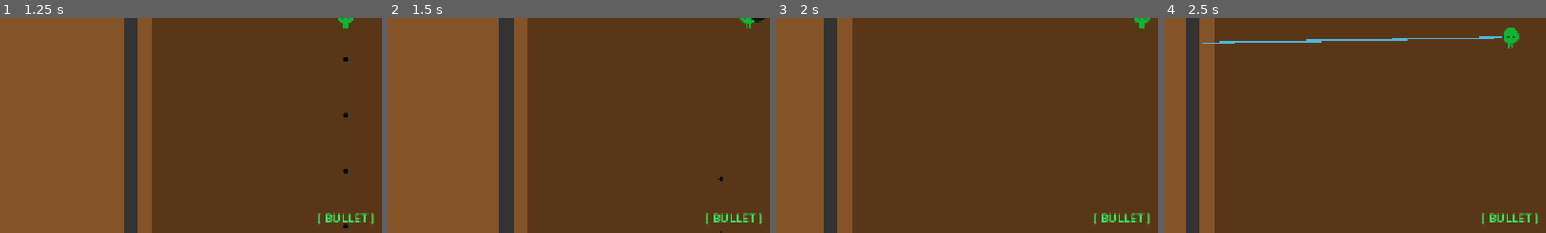
Above: before the commit, frames 1-4 (left to right).
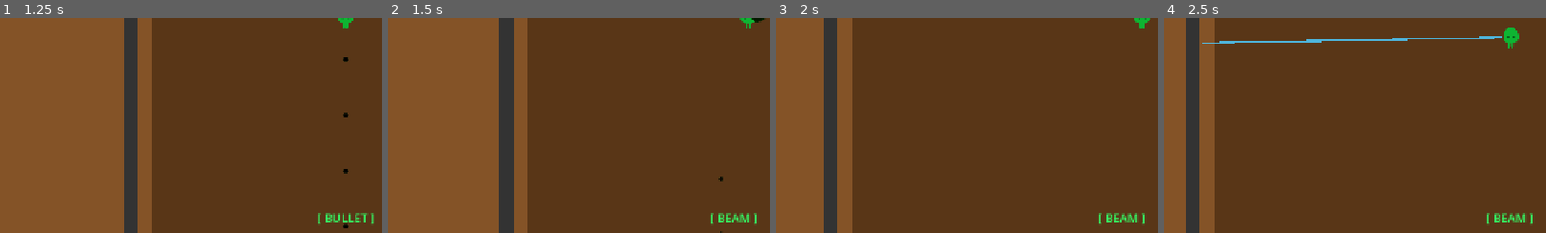
Above: after the commit, the same moments.

Repository: MauroFVieira/vatbreak
Game: Godot game, scene res://scenes/ui/TitleScreen.tscn
Two runs of this game, one before a commit and one after it. Both use one fixed random seed, a clock stepped at 60 frames per second and the inputs below.
Inputs (mouse positions are % of the whole screen's width and height, from its top left):
- Up to frame 1 (1.25 s): click "DEPLOY" at 0.5 s
- Up to frame 2 (1.5 s): tap Enter (ui_accept) at 1.25 s; move the mouse to (72, 45) at 1.27 s; hold D (move_right) from 1.28 s (still down); tap Middle mouse button (quick_swap) at 1.35 s; click (72, 45) at 1.42 s
- Up to frame 3 (2 s): keep holding D (move_right); tap Enter (ui_accept) at 1.52 s
- Up to frame 4 (2.5 s): move the mouse to (30, 55) at 2.02 s; release D (move_right) at 2.03 s; hold S (move_down) from 2.03 s (still down); tap Middle mouse button (quick_swap) at 2.1 s; click (30, 55) at 2.17 s; tap Enter (ui_accept) at 2.27 s
The pictures show only the part of the screen within x 5-55%, y 50-100%; the shares and areas given below are measured in that part.

Frame 1 is identical in both runs. In frame 2, 0.5% of the frame differs, in the area x 83-98%, y 90-97%; in frame 3, 0.5%; in frame 4, 0.5%.

Commit message:
DoT for beam. Vats can take damage from beam and grenades. Vat bloom announced.

Diff:
--- a/scenes/level/Level.tscn
+++ b/scenes/level/Level.tscn
@@ -53,7 +53,7 @@
 
 [node name="Visual" type="Polygon2D" parent="Walls/WallTop" unique_id=200100001]
 color = Color(0.2, 0.2, 0.2, 1)
-polygon = [ Vector2(-1920, -12), Vector2(1920, -12), Vector2(1920, 12), Vector2(-1920, 12) ]
+polygon = PackedVector2Array(-1920, -12, 1920, -12, 1920, 12, -1920, 12)
 
 [node name="WallBottom" type="StaticBody2D" parent="Walls" unique_id=913606047]
 position = Vector2(1920, 2160)
@@ -65,7 +65,7 @@
 
 [node name="Visual" type="Polygon2D" parent="Walls/WallBottom" unique_id=200100002]
 color = Color(0.2, 0.2, 0.2, 1)
-polygon = [ Vector2(-1920, -12), Vector2(1920, -12), Vector2(1920, 12), Vector2(-1920, 12) ]
+polygon = PackedVector2Array(-1920, -12, 1920, -12, 1920, 12, -1920, 12)
 
 [node name="WallLeft" type="StaticBody2D" parent="Walls" unique_id=1748331507]
 position = Vector2(0, 1080)
@@ -77,7 +77,7 @@
 
 [node name="Visual" type="Polygon2D" parent="Walls/WallLeft" unique_id=200100003]
 color = Color(0.2, 0.2, 0.2, 1)
-polygon = [ Vector2(-12, -1080), Vector2(12, -1080), Vector2(12, 1080), Vector2(-12, 1080) ]
+polygon = PackedVector2Array(-12, -1080, 12, -1080, 12, 1080, -12, 1080)
 
 [node name="WallRight" type="StaticBody2D" parent="Walls" unique_id=1951124310]
 position = Vector2(3840, 1080)
@@ -89,7 +89,7 @@
 
 [node name="Visual" type="Polygon2D" parent="Walls/WallRight" unique_id=200100004]
 color = Color(0.2, 0.2, 0.2, 1)
-polygon = [ Vector2(-12, -1080), Vector2(12, -1080), Vector2(12, 1080), Vector2(-12, 1080) ]
+polygon = PackedVector2Array(-12, -1080, 12, -1080, 12, 1080, -12, 1080)
 
 [node name="EnclosureA" type="Node2D" parent="." unique_id=1054290636]
 
@@ -117,7 +117,7 @@
 
 [node name="Visual" type="Polygon2D" parent="EnclosureA/WallALeft" unique_id=200100005]
 color = Color(0.25, 0.25, 0.25, 1)
-polygon = [ Vector2(-12, -360), Vector2(12, -360), Vector2(12, 360), Vector2(-12, 360) ]
+polygon = PackedVector2Array(-12, -360, 12, -360, 12, 360, -12, 360)
 
 [node name="WallATop" type="StaticBody2D" parent="EnclosureA" unique_id=1153822795]
 position = Vector2(570, 120)
@@ -129,7 +129,7 @@
 
 [node name="Visual" type="Polygon2D" parent="EnclosureA/WallATop" unique_id=200100006]
 color = Color(0.25, 0.25, 0.25, 1)
-polygon = [ Vector2(-180, -12), Vector2(180, -12), Vector2(180, 12), Vector2(-180, 12) ]
+polygon = PackedVector2Array(-180, -12, 180, -12, 180, 12, -180, 12)
 
 [node name="BreachMarkA" type="ColorRect" parent="EnclosureA" unique_id=1678134633]
 offset_left = 1005.0
@@ -168,7 +168,7 @@
 
 [node name="Visual" type="Polygon2D" parent="EnclosureB/WallBTop" unique_id=200100007]
 color = Color(0.25, 0.25, 0.25, 1)
-polygon = [ Vector2(-180, -12), Vector2(180, -12), Vector2(180, 12), Vector2(-180, 12) ]
+polygon = PackedVector2Array(-180, -12, 180, -12, 180, 12, -180, 12)
 
 [node name="WallBLeft" type="StaticBody2D" parent="EnclosureB" unique_id=499812142]
 position = Vector2(1470, 1080)
@@ -180,7 +180,7 @@
 
 [node name="Visual" type="Polygon2D" parent="EnclosureB/WallBLeft" unique_id=200100008]
 color = Color(0.25, 0.25, 0.25, 1)
-polygon = [ Vector2(-12, -360), Vector2(12, -360), Vector2(12, 360), Vector2(-12, 360) ]
+polygon = PackedVector2Array(-12, -360, 12, -360, 12, 360, -12, 360)
 
 [node name="BreachMarkB" type="ColorRect" parent="EnclosureB" unique_id=1333354729]
 offset_left = 2355.0
@@ -220,7 +220,7 @@
 
 [node name="Visual" type="Polygon2D" parent="EnclosureC/WallCTop" unique_id=200100009]
 color = Color(0.25, 0.25, 0.25, 1)
-polygon = [ Vector2(-180, -12), Vector2(180, -12), Vector2(180, 12), Vector2(-180, 12) ]
+polygon = PackedVector2Array(-180, -12, 180, -12, 180, 12, -180, 12)
 
 [node name="WallCRight" type="StaticBody2D" parent="EnclosureC" unique_id=1509012983]
 position = Vector2(3720, 540)
@@ -232,7 +232,7 @@
 
 [node name="Visual" type="Polygon2D" parent="EnclosureC/WallCRight" unique_id=200100010]
 color = Color(0.25, 0.25, 0.25, 1)
-polygon = [ Vector2(-12, -360), Vector2(12, -360), Vector2(12, 360), Vector2(-12, 360) ]
+polygon = PackedVector2Array(-12, -360, 12, -360, 12, 360, -12, 360)
 
 [node name="BreachMarkC" type="ColorRect" parent="EnclosureC" unique_id=1745711514]
 offset_left = 2805.0
@@ -272,7 +272,7 @@
 
 [node name="Visual" type="Polygon2D" parent="EnclosureD/WallDLeft" unique_id=200100011]
 color = Color(0.25, 0.25, 0.25, 1)
-polygon = [ Vector2(-12, -360), Vector2(12, -360), Vector2(12, 360), Vector2(-12, 360) ]
+polygon = PackedVector2Array(-12, -360, 12, -360, 12, 360, -12, 360)
 
 [node name="BreachMarkD" type="ColorRect" parent="EnclosureD" unique_id=794661555]
 offset_left = 2805.0
--- a/scenes/ui/HUD.tscn
+++ b/scenes/ui/HUD.tscn
@@ -42,6 +42,24 @@
 theme_override_font_sizes/font_size = 20
 text = "[ BULLET ]"
 
+[node name="CenterMessage" type="Label" parent="." unique_id=1938432200]
+anchors_preset = 7
+anchor_left = 0.5
+anchor_top = 0.5
+anchor_right = 0.5
+anchor_bottom = 0.5
+offset_left = -220.0
+offset_top = -40.0
+offset_right = 220.0
+offset_bottom = 40.0
+layout_mode = 2
+theme_override_colors/font_color = Color(1, 0.9, 0.2, 1)
+theme_override_font_sizes/font_size = 26
+horizontal_alignment = 2
+vertical_alignment = 1
+text = ""
+visible = false
+
 [node name="TopRight" type="VBoxContainer" parent="." unique_id=1690013297]
 anchors_preset = 1
 anchor_left = 1.0
--- a/scripts/autoload/GameState.gd
+++ b/scripts/autoload/GameState.gd
@@ -7,6 +7,7 @@
 # ──────────────────────────────────────────────
 
 signal vat_destroyed(species_id: String)
+signal vat_bloomed(species_id: String)
 signal all_vats_destroyed()
 signal player_died()
 
@@ -57,6 +58,10 @@
 	emit_signal("player_died")
 
 
+func on_vat_bloomed(species_id: String) -> void:
+	emit_signal("vat_bloomed", species_id)
+
+
 func start_timer() -> void:
 	timer_running = true
 
--- a/scripts/level/Vat.gd
+++ b/scripts/level/Vat.gd
@@ -7,6 +7,7 @@
 # ──────────────────────────────────────────────
 
 signal vat_destroyed_signal(species_id: String)
+signal vat_bloomed(species_id: String)
 
 @export var species_id: String = "consu_crawler"
 @export var enemy_scene: PackedScene
@@ -59,6 +60,8 @@
 
 func _bloom() -> void:
 	stage = Stage.BLOOMED
+	GameState.on_vat_bloomed(species_id)
+	emit_signal("vat_bloomed", species_id)
 	# Tween light from green to red
 	if light:
 		var tween := create_tween()
--- a/scripts/projectiles/BeamProjectile.gd
+++ b/scripts/projectiles/BeamProjectile.gd
@@ -29,7 +29,7 @@
 	ray.force_raycast_update()
 	if ray.is_colliding():
 		var hit_point := to_local(ray.get_collision_point())
-		_current_hit = ray.get_collider()
+		_current_hit = _resolve_target(ray.get_collider())
 		_update_line(hit_point)
 	else:
 		_current_hit = null
@@ -46,6 +46,16 @@
 		_current_hit.apply_nano_burn(tick_damage)
 
 
+func _resolve_target(target: Node) -> Node:
+	if target == null:
+		return null
+	if target.has_method("take_damage") or target.has_method("apply_nano_burn"):
+		return target
+	if target.get_parent() != null:
+		return _resolve_target(target.get_parent())
+	return target
+
+
 func _update_line(end: Vector2) -> void:
 	if beam_line:
 		beam_line.clear_points()
--- a/scripts/projectiles/BulletProjectile.gd
+++ b/scripts/projectiles/BulletProjectile.gd
@@ -36,8 +36,22 @@
 
 
 func _hit(target: Node) -> void:
+	var resolved := _resolve_damage_target(target)
+	if resolved == null:
+		queue_free()
+		return
+	var dmg := damage
+	if resolved.get("is_weakpoint"):
+		dmg *= 2
+	resolved.take_damage(dmg)
+	queue_free()
+
+
+func _resolve_damage_target(target: Node) -> Node:
+	if target == null:
+		return null
 	if target.has_method("take_damage"):
-		# Vat weakpoint doubles bullet damage
-		var dmg := damage * 2 if target.get("is_weakpoint") else damage
-		target.take_damage(dmg)
-	queue_free()
+		return target
+	if target.get_parent() != null:
+		return _resolve_damage_target(target.get_parent())
+	return null
--- a/scripts/projectiles/GrenadeProjectile.gd
+++ b/scripts/projectiles/GrenadeProjectile.gd
@@ -42,11 +42,21 @@
 	shape.radius = explosion_radius
 	query.shape = shape
 	query.transform = Transform2D(0.0, global_position)
-	query.collision_mask = 0b0010  # enemies layer; adjust to match your layer setup
+	query.collision_mask = 0b110  # enemies + vats
 	var results := space.intersect_shape(query, 32)
 	for r in results:
-		var col = r["collider"]
-		if col.has_method("take_damage"):
+		var col = _resolve_damage_target(r["collider"])
+		if col != null and col.has_method("take_damage"):
 			col.take_damage(damage)
 	# TODO: spawn explosion VFX here
 	queue_free()
+
+
+func _resolve_damage_target(target: Node) -> Node:
+	if target == null:
+		return null
+	if target.has_method("take_damage"):
+		return target
+	if target.get_parent() != null:
+		return _resolve_damage_target(target.get_parent())
+	return null
--- a/scripts/ui/HUD.gd
+++ b/scripts/ui/HUD.gd
@@ -10,6 +10,7 @@
 @onready var health_bar:      ProgressBar = $TopLeft/HealthBar
 @onready var health_label:    Label       = $TopLeft/HealthLabel
 @onready var mode_label:      Label       = $BottomCentre/ModeLabel
+@onready var center_message:  Label       = $CenterMessage
 @onready var vat_status_row:  HBoxContainer = $TopRight/VatRow
 
 # Called by Main when player and vats are ready
@@ -36,6 +37,10 @@
 		vat.connect("vat_destroyed_signal", func(_id): _mark_vat_dead(icon))
 		GameState.vat_destroyed.connect(func(_id): _check_bloom(vat, icon))
 
+	# Global bloom announcements
+	if GameState.has_signal("vat_bloomed"):
+		GameState.vat_bloomed.connect(_on_vat_bloomed)
+
 
 func _on_health_changed(current: int, maximum: int) -> void:
 	health_bar.value = current
@@ -52,6 +57,20 @@
 		mode_label.text = "[ %s ]" % mode_name
 
 
+func _on_vat_bloomed(species_id: String) -> void:
+	_display_center_message("VAT BLOOMED")
+
+
+func _display_center_message(msg: String) -> void:
+	if center_message == null:
+		return
+	center_message.text = msg
+	center_message.visible = true
+	await get_tree().create_timer(2.0).timeout
+	if center_message:
+		center_message.visible = false
+
+
 func _mark_vat_dead(icon: ColorRect) -> void:
 	icon.color = Color(0.3, 0.3, 0.3)   # grey = destroyed
 
--- a/scripts/ui/Main.gd
+++ b/scripts/ui/Main.gd
@@ -20,7 +20,13 @@
 	await get_tree().process_frame
 
 	_player = get_tree().get_first_node_in_group("player")
-	_mp35   = get_tree().get_first_node_in_group("mp35")
+	if _player == null and level:
+		_player = level.get_node_or_null("Player")
+
+	_mp35 = get_tree().get_first_node_in_group("mp35")
+	if _mp35 == null and _player:
+		_mp35 = _player.get_node_or_null("GunPivot/MP35")
+
 	_vats   = get_tree().get_nodes_in_group("vats")
 
 	if hud and _player and _mp35:
--- a/scripts/weapons/MP35.gd
+++ b/scripts/weapons/MP35.gd
@@ -52,8 +52,8 @@
 
 func _handle_mode_switch() -> void:
 	# Left / right mouse buttons cycle weapon modes (opposite directions).
-	var left := Input.is_mouse_button_pressed(MOUSE_BUTTON_LEFT)
-	var right := Input.is_mouse_button_pressed(MOUSE_BUTTON_RIGHT)
+	var left := Input.is_mouse_button_pressed(MouseButton.MOUSE_BUTTON_LEFT)
+	var right := Input.is_mouse_button_pressed(MouseButton.MOUSE_BUTTON_RIGHT)
 	if left and not _prev_left_pressed:
 		_set_mode((current_mode + 1) % MODE_COUNT)
 	elif right and not _prev_right_pressed:
